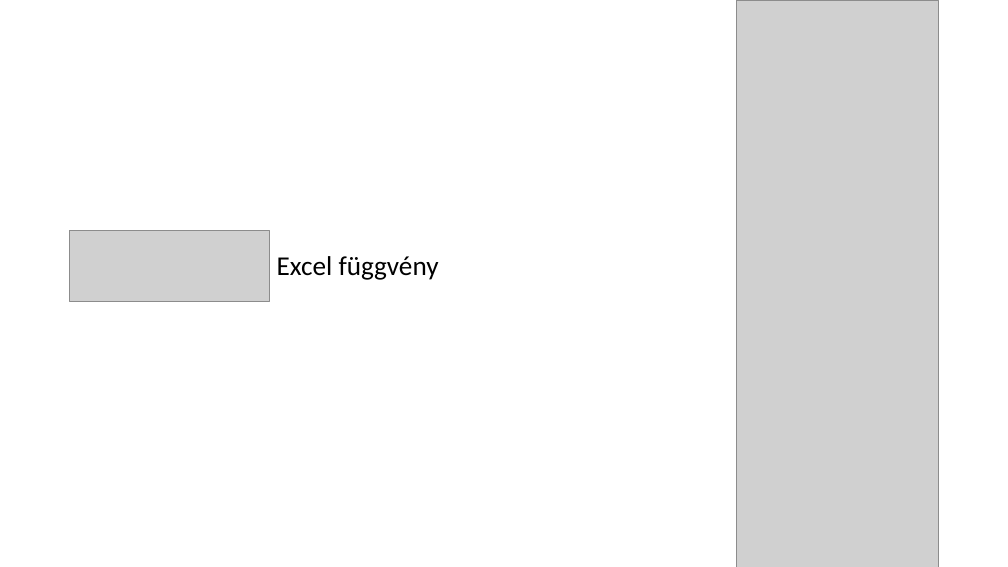
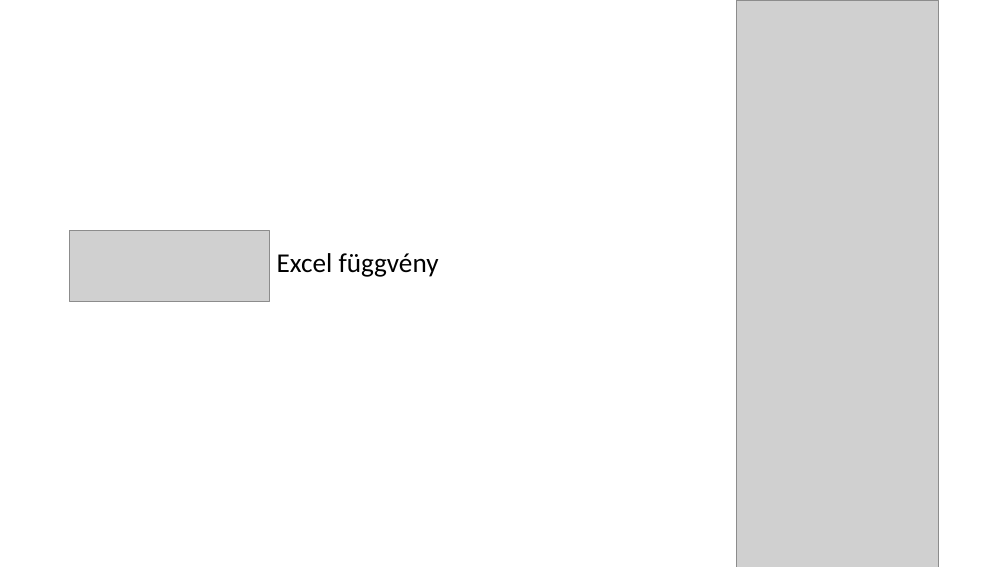
Before and after one commit to I-Izumi/School-project-network, a slide deck: slide 9 of Prezentációk/School_projects_ppt.pptx. Drawn at 1008x567 pixels with LibreOffice and Linux fonts; fonts in the diff are those of the drawing; grey boxes stand for pictures. Boxes give left, top, right and bottom in pixels: in the first picture for what was removed or moved away, otherwise in the second. Text is boxed around its words. In the diff, an @@ line names an element or a change of style, - is before the commit and + after.

```diff
--- a/Prezentációk/School_projects_ppt.pptx
+++ b/Prezentációk/School_projects_ppt.pptx
@@ text "Excel függvény" at [277,253,439,277]: line spacing 0.9 to 0.8 @@
```
Also in this commit, not shown: 2 other slides changed.
